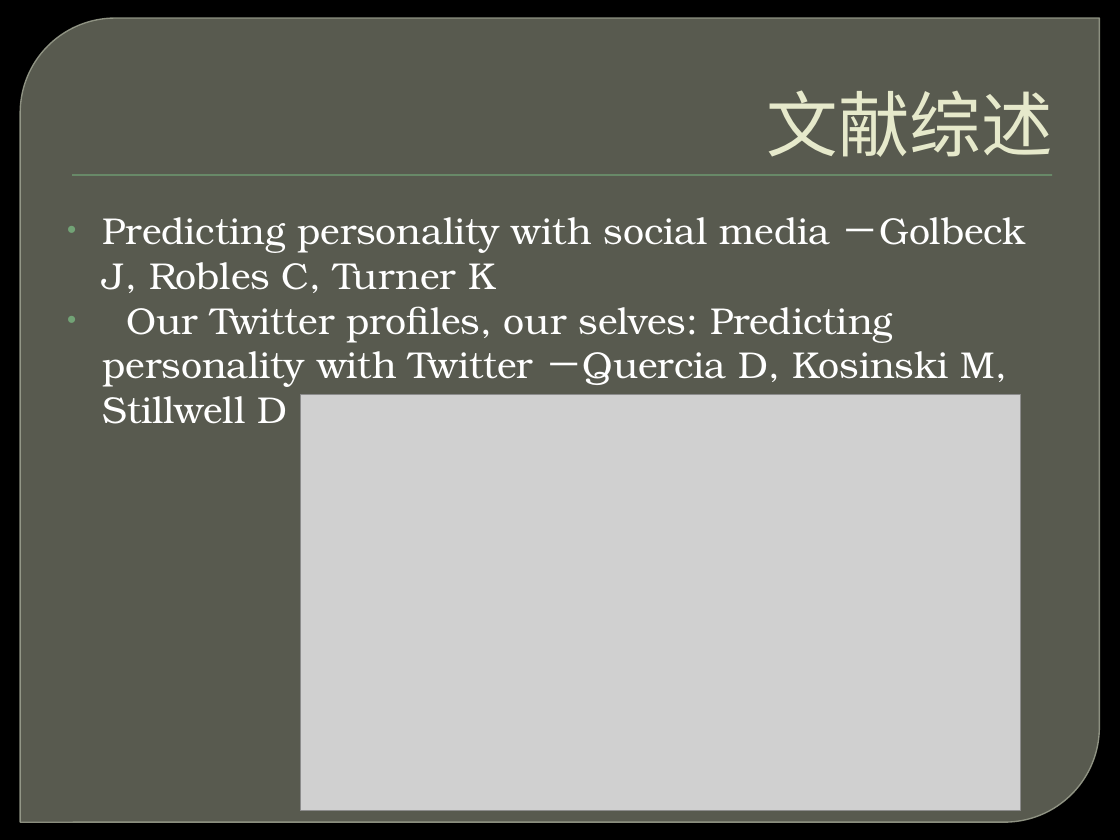
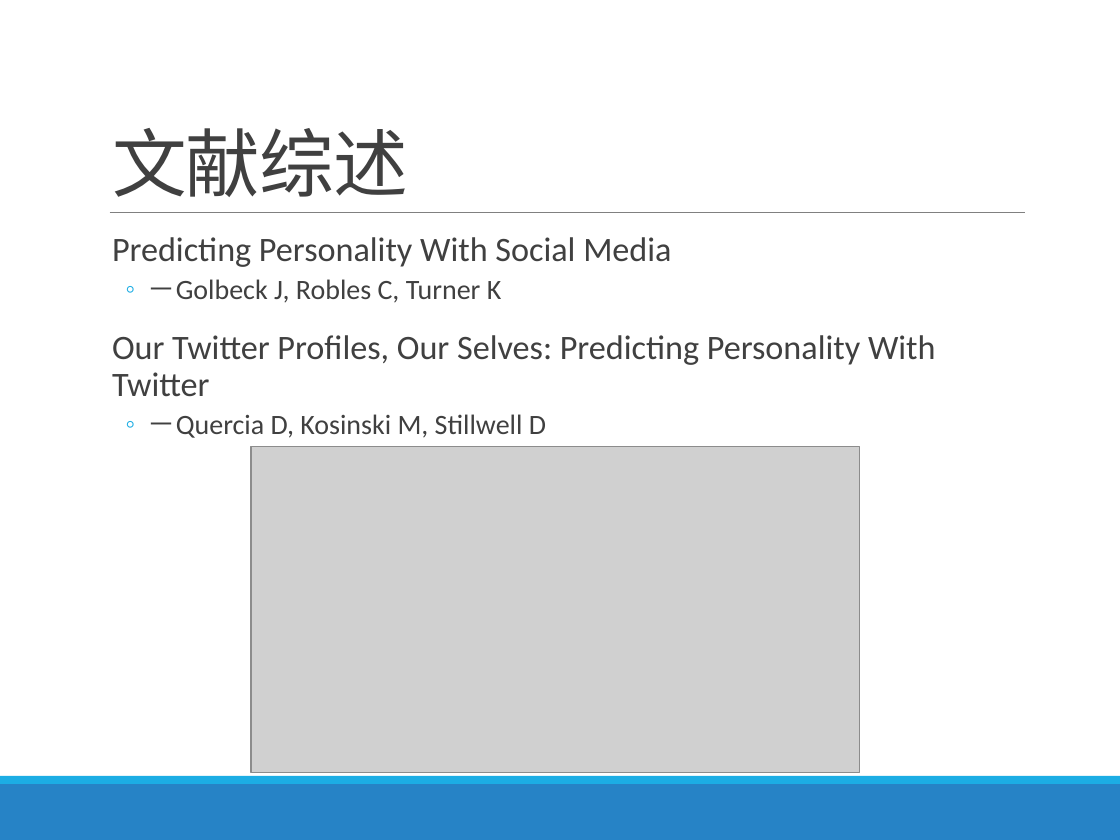
Before and after one commit to east-before-dawn/srt, a slide deck: slide 8 of slides.pptx (slide 3 before the commit). Drawn at 1120x840 pixels with LibreOffice and Linux fonts; fonts in the diff are those of the drawing; grey boxes stand for pictures; background and template pictures are left out. Boxes give left, top, right and bottom in pixels: in the first picture for what was removed or moved away, otherwise in the second. Text is boxed around its words. In the diff, an @@ line names an element or a change of style, - is before the commit and + after.

```diff
--- a/slides.pptx
+++ b/slides.pptx
@@ background picture (left out) to #FFFFFF @@
@@ round diag rect removed at box(20, 18, 1100, 822) @@
@@ title "文献综述": place and size @@
-title "文献综述" at box(767, 90, 1053, 157)
+title "文献综述" at box(112, 128, 408, 197)
@@ title "文献综述" at box(112, 128, 408, 197): size 46 to 48 pt, font TeX Gyre Bonum to Calibri, text colour #E7EACB to #404040, letter spacing 0 to -0.5 pt; alignment right to left; indent changed; line spacing 1 to 0.85 @@
@@ rectangle removed at box(72, 175, 1052, 176) @@
@@ line added from (110, 213) to (1025, 213), #808080 0.5 pt @@
@@ text at box(112, 237, 936, 438): text changed; size 24 to 22 pt; font TeX Gyre Bonum to Calibri; text colour #FFFFFF to #404040 @@
-• Predicting personality with social media －Golbeck J, Robles C, Turner K
-• Our Twitter profiles, our selves: Predicting personality with Twitter －Quercia D, Kosinski M, Stillwell D
+  Predicting Personality With Social Media
+  ◦ －Golbeck J, Robles C, Turner K
+  Our Twitter Profiles, Our Selves: Predicting Personality With Twitter
+  ◦ －Quercia D, Kosinski M, Stillwell D
@@ picture: place and size @@
-picture at box(301, 395, 1021, 811)
+picture at box(251, 447, 859, 773)
@@ rectangle added at box(0, 776, 1120, 784), fill #1CADE4 @@
@@ rectangle added at box(0, 784, 1120, 840), fill #2683C6 @@
```
Also in this commit, not shown: 12 other slides changed, 10 slides added, 5 slides removed.
